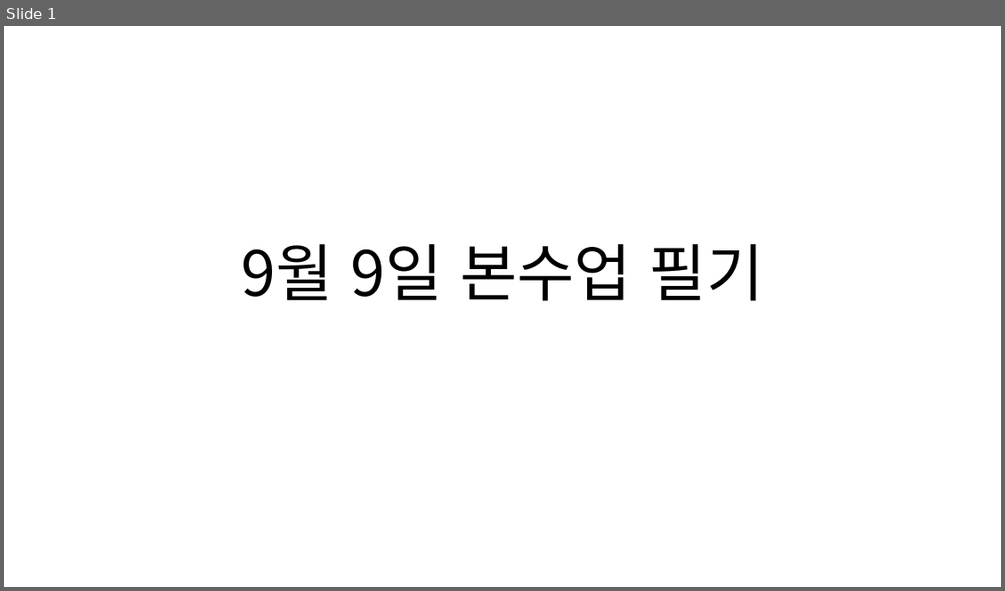
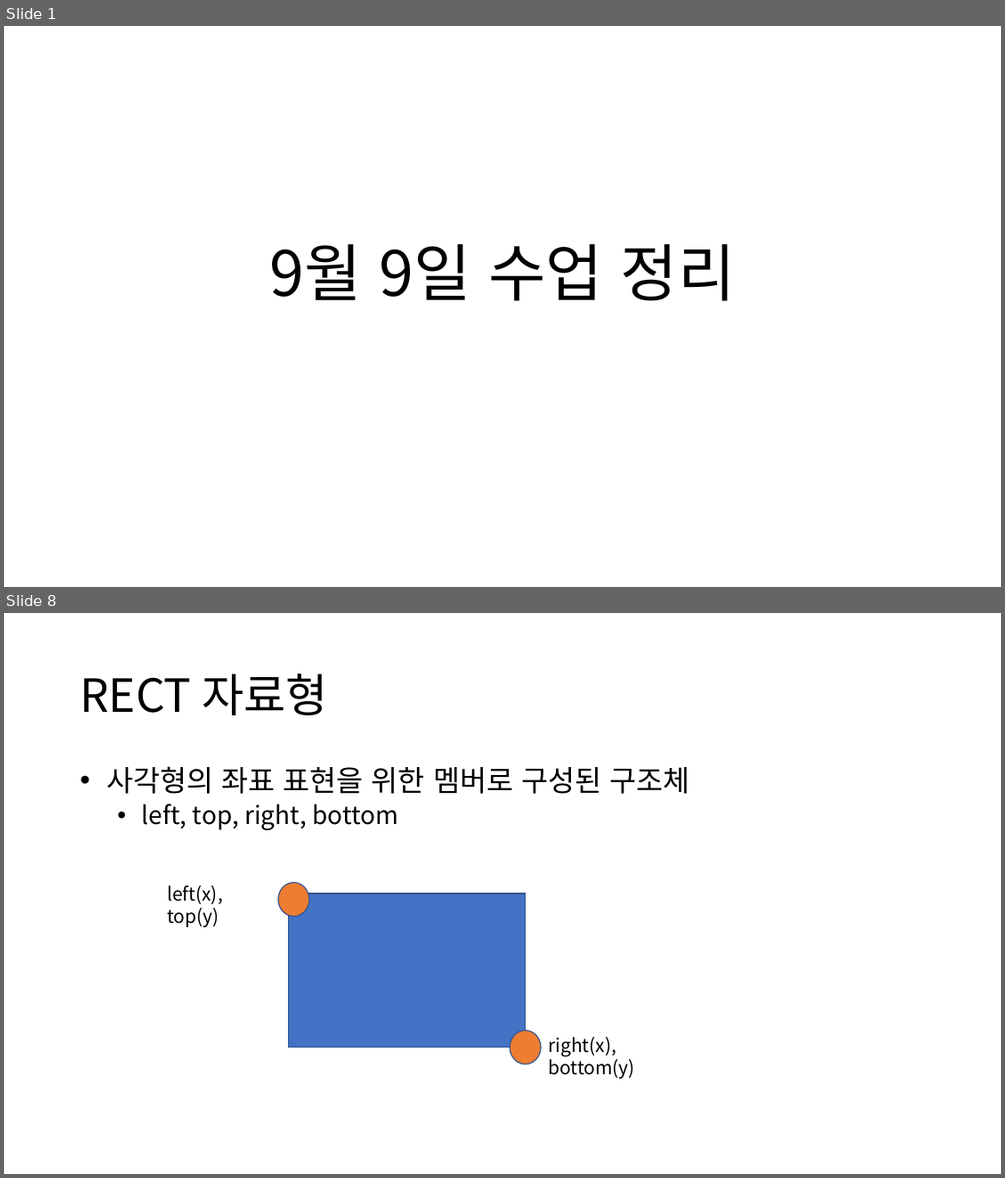
Before and after one commit to ycs-wikim/2024_vcpp1, a slide deck: 0909_수업정리.pptx. Shown one above the other, each under a label of ours: slide 1 before the commit, slides 1 and 8 after it; the slides between them are not shown. The pictures are 1005x591 and 1005x1178 pixels, drawn with LibreOffice and Linux fonts; fonts in the diff are those of the drawing. Boxes give left, top, right and bottom in pixels: in the first picture for what was removed or moved away, otherwise in the second. Text is boxed around its words. In the diff, an @@ line names an element or a change of style, - is before the commit and + after.

```diff
--- a/0909_수업정리.pptx
+++ b/0909_수업정리.pptx
@@ slide 8 added at bbox=[4, 613, 1001, 1174], background #FFFFFF @@
@@ title added at bbox=[80, 674, 328, 715], 44 pt, text #000000 @@
+RECT 자료형
@@ text added at bbox=[107, 766, 689, 830], 24 pt, text #000000 @@
+• 사각형의 좌표 표현을 위한 멤버로 구성된 구조체
+  • left, top, right, bottom
@@ text added at bbox=[167, 885, 223, 927], 18 pt, text #000000 @@
+left(x), top(y)
@@ ellipse added at bbox=[278, 882, 310, 916], fill #ED7D31, outline #325491 1 pt @@
@@ rectangle added at bbox=[289, 893, 526, 1047], fill #4472C4, outline #325491 1 pt @@
@@ ellipse added at bbox=[510, 1030, 541, 1064], fill #ED7D31, outline #325491 1 pt @@
@@ text added at bbox=[548, 1037, 635, 1078], 18 pt, text #000000 @@
+right(x), bottom(y)
@@ slide 1 changed as well @@
@@ title at bbox=[270, 244, 736, 301]: text changed @@
-9월 9일 본수업 필기
+9월 9일 수업 정리
```
Also in this commit, not shown: 3 other slides added, 11 other files.
